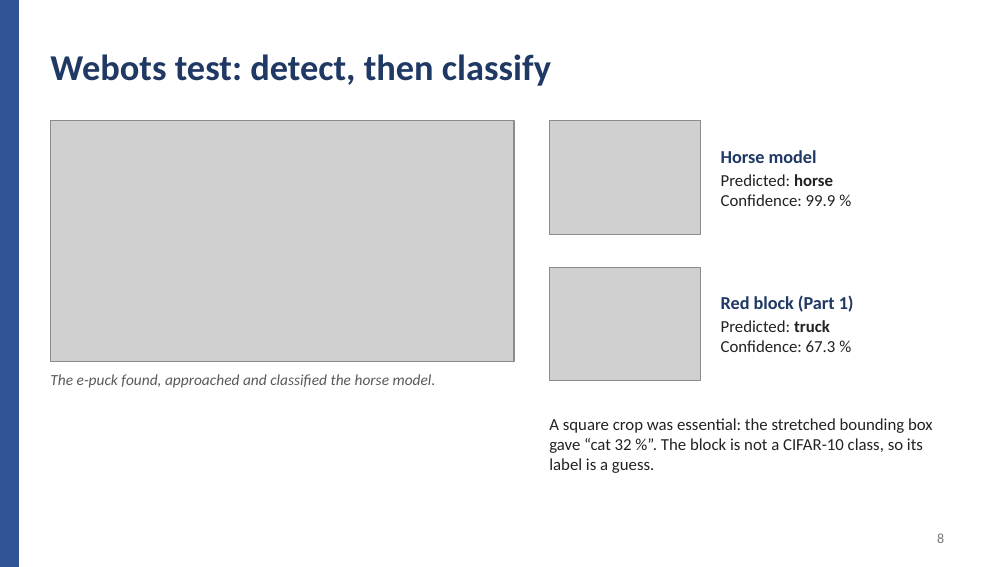
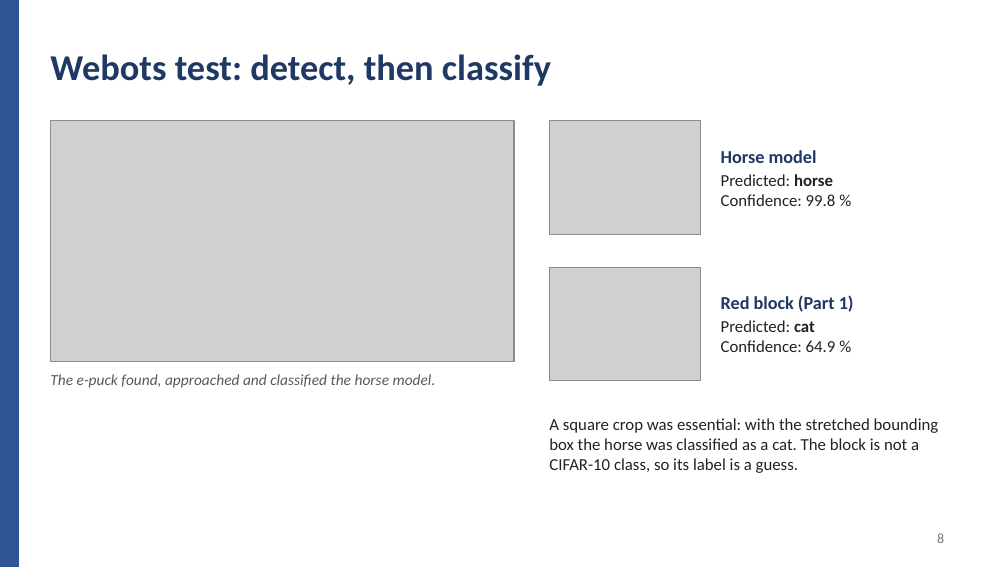
Before and after one commit to sinegan-ux/epuck-cnn-part2, a slide deck: slide 8 of presentation/Project_Part2_Presentation.pptx. Drawn at 1008x567 pixels with LibreOffice and Linux fonts; fonts in the diff are those of the drawing; grey boxes stand for pictures. Boxes give left, top, right and bottom in pixels: in the first picture for what was removed or moved away, otherwise in the second. Text is boxed around its words. In the diff, an @@ line names an element or a change of style, - is before the commit and + after.

```diff
--- a/presentation/Project_Part2_Presentation.pptx
+++ b/presentation/Project_Part2_Presentation.pptx
@@ text at bbox=[721, 194, 836, 206]: text changed @@
-Confidence: 99.9 %
+Confidence: 99.8 %
@@ text at bbox=[721, 320, 836, 352]: text changed @@
-Predicted: truck
-Confidence: 67.3 %
+Predicted: cat
+Confidence: 64.9 %
@@ text at bbox=[549, 418, 939, 473]: text changed @@
-A square crop was essential: the stretched bounding box gave “cat 32 %”. The block is not a CIFAR-10 class, so its label is a guess.
+A square crop was essential: with the stretched bounding box the horse was classified as a cat. The block is not a CIFAR-10 class, so its label is a guess.
```
Also in this commit, not shown: 6 other slides changed, 4 other files.
